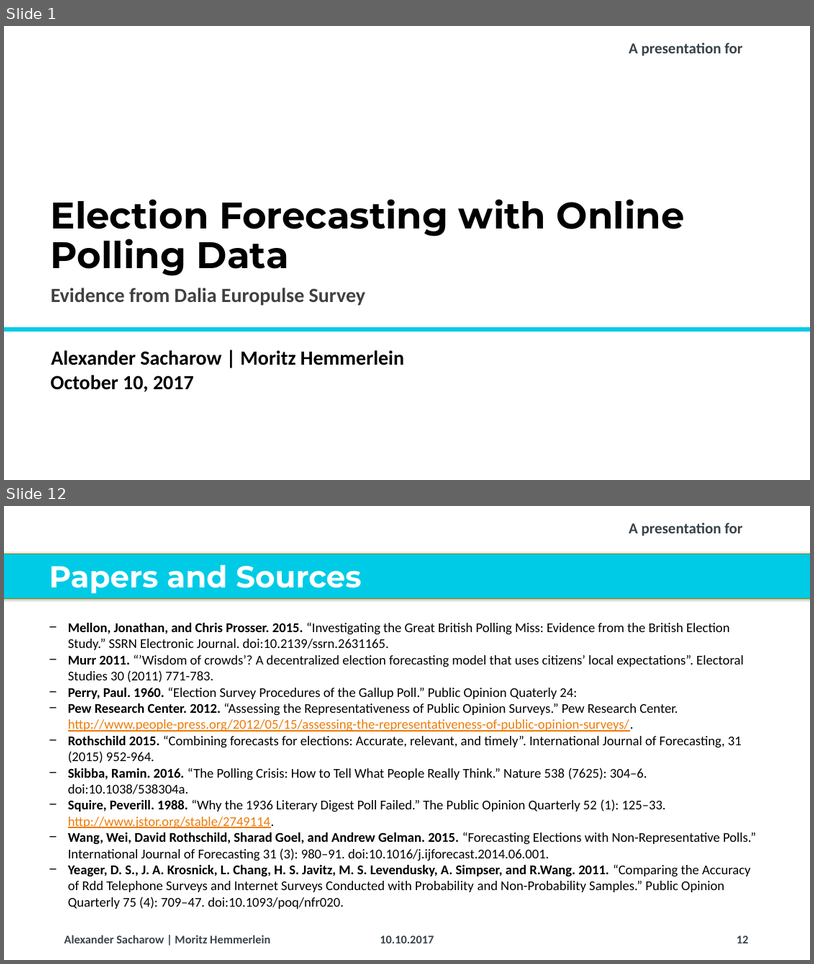
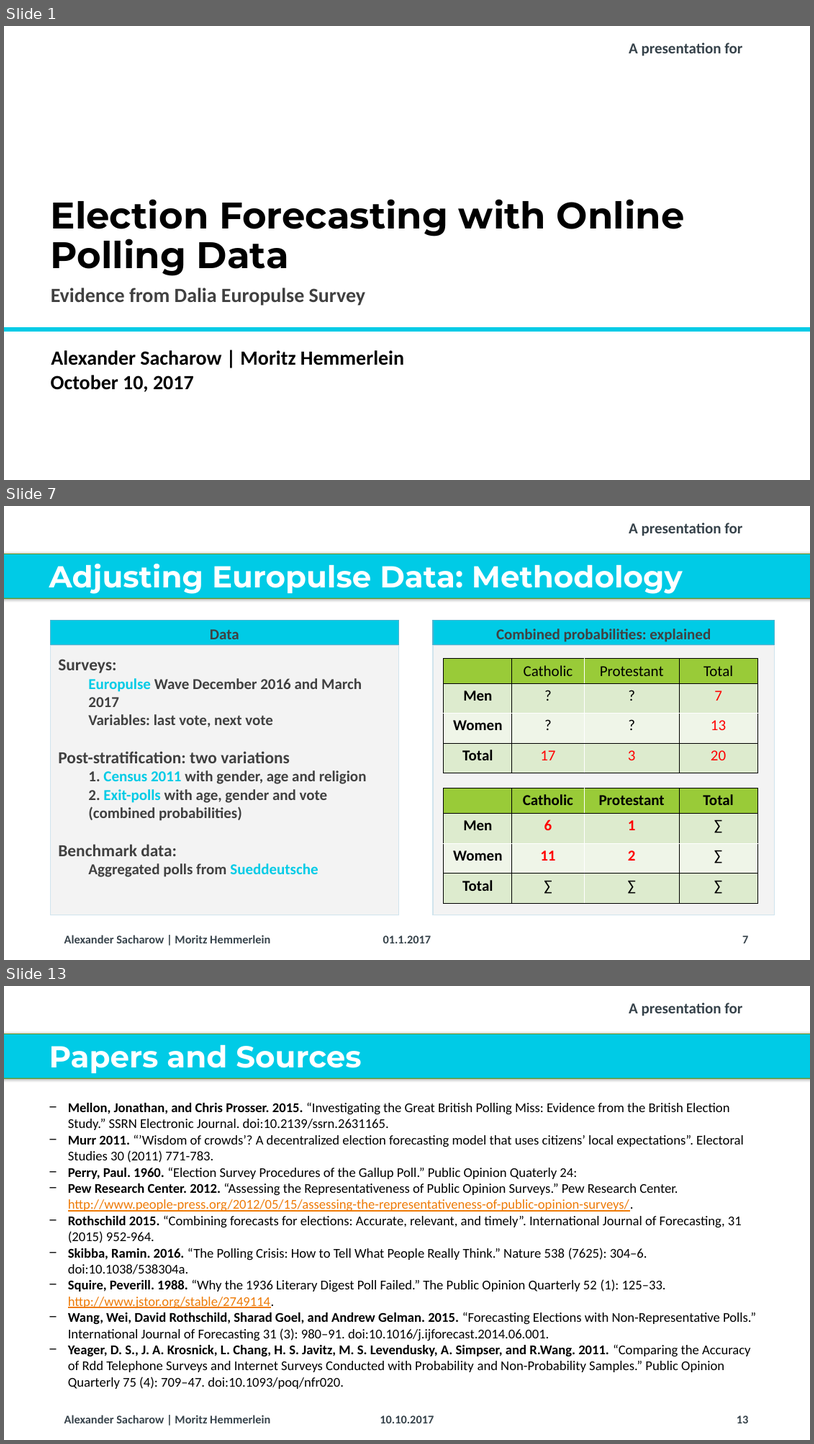
Before and after one commit to Corrod3/ElectionForecasting, a slide deck: Dalia Presentation/20171006_Dalia_Lunchtime Talk_Election Forecasting_v2.pptx. Shown one above the other, each under a label of ours: slides 1 and 12 before the commit, slides 1, 7 and 13 after it; the slides between them are not shown. The pictures are 814x964 and 814x1444 pixels, drawn with LibreOffice and Linux fonts; fonts in the diff are those of the drawing; background and template pictures are left out. Boxes give left, top, right and bottom in pixels: in the first picture for what was removed or moved away, otherwise in the second. Text is boxed around its words. In the diff, an @@ line names an element or a change of style, - is before the commit and + after.

```diff
--- a/Dalia Presentation/20171006_Dalia_Lunchtime Talk_Election Forecasting_v2.pptx
+++ b/Dalia Presentation/20171006_Dalia_Lunchtime Talk_Election Forecasting_v2.pptx
@@ slide 7 added at bbox=[4, 506, 810, 960], background #FFFFFF; not listed: 3 template elements that a slide beside it also shows @@
@@ title added at bbox=[49, 564, 683, 594], 36 pt, text #FFFFFF, bold @@
+Adjusting Europulse Data: Methodology
@@ freeform shape added at bbox=[50, 620, 399, 645], fill #00CBE6, outline #4EB3CF 1 pt, 18 pt, text #404040, bold @@
+Data
@@ freeform shape added at bbox=[434, 620, 775, 645], fill #00CBE6, outline #4EB3CF 1 pt, 18 pt, text #404040, bold @@
+Combined probabilities: explained
@@ freeform shape added at bbox=[50, 646, 399, 915], fill #F2F2F2 at 90% opacity, outline #D0E5ED 1 pt, 18 pt, text #404040, bold @@
+Surveys:
+  Europulse Wave December 2016 and March 2017
+  Variables: last vote, next vote
+Post-stratification: two variations
+  1. Census 2011 with gender, age and religion
+  2. Exit-polls with age, gender and vote
+  (combined probabilities)
+Benchmark data:
+  Aggregated polls from Sueddeutsche
@@ freeform shape added at bbox=[434, 646, 775, 915], fill #F2F2F2 at 90% opacity, outline #D0E5ED 1 pt @@
@@ table added at bbox=[444, 659, 759, 773], 4 rows, 4 columns @@
+ | Catholic | Protestant | Total
+Men | ? | ? | 7
+Women | ? | ? | 13
+Total | 17 | 3 | 20
@@ table added at bbox=[444, 788, 759, 903], 4 rows, 4 columns @@
+ | Catholic | Protestant | Total
+Men | 6 | 1 | ∑
+Women | 11 | 2 | ∑
+Total | ∑ | ∑ | ∑
@@ text added at bbox=[383, 935, 432, 943], 14 pt, text #37434B, bold @@
+01.1.2017
@@ page number added at bbox=[743, 935, 748, 943], 14 pt, text #37434B, bold @@
+7
@@ what was slide 12 is now slide 13 @@
@@ page number at bbox=[737, 1415, 749, 1423]: text changed @@
-12
+13
```
Also in this commit, not shown: 13 slides changed, 3 other slides added, 3 other files.
